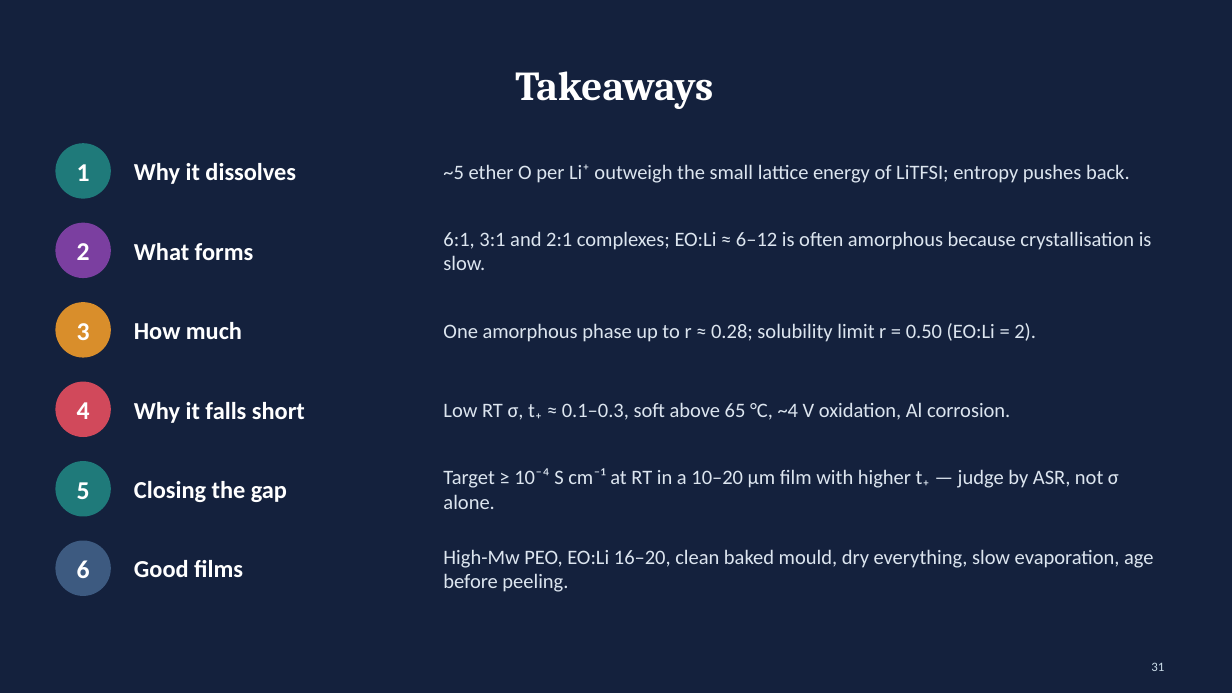
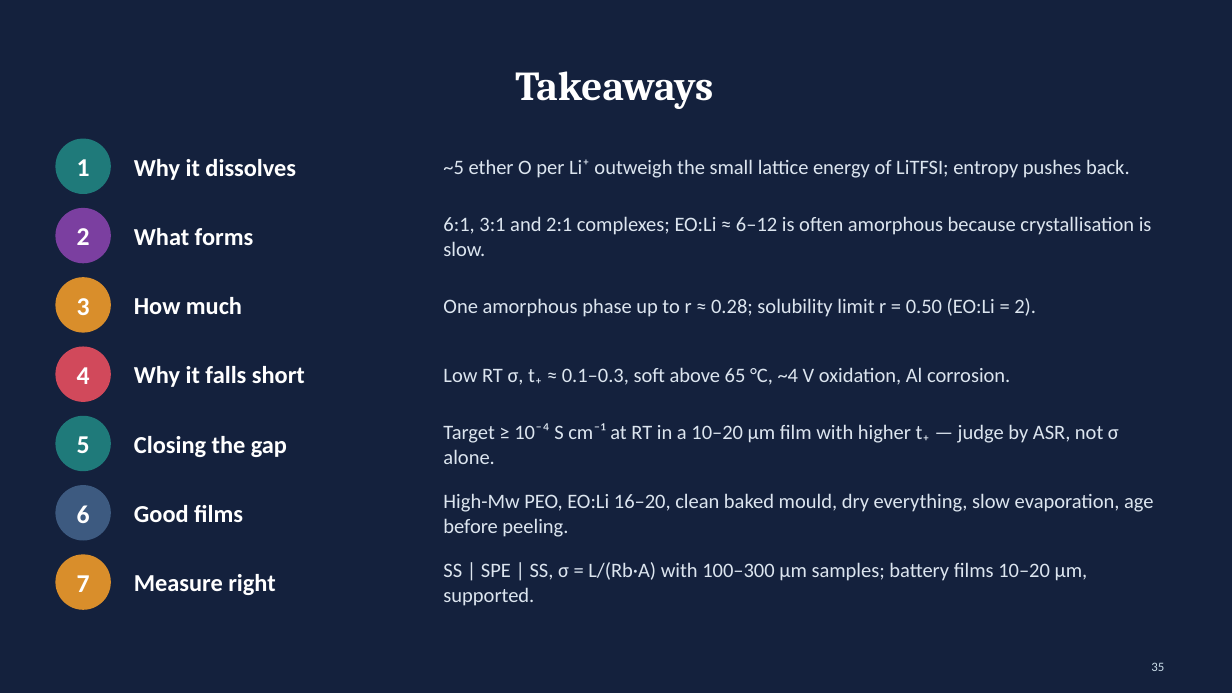
Before and after one commit to zhaoyuw44-lang/Trash, a slide deck: slide 35 of litfsi_peo_ppt/LiTFSI_in_PEO.pptx (slide 31 before the commit). Drawn at 1232x693 pixels with LibreOffice and Linux fonts; fonts in the diff are those of the drawing. Boxes give left, top, right and bottom in pixels: in the first picture for what was removed or moved away, otherwise in the second. Text is boxed around its words. In the diff, an @@ line names an element or a change of style, - is before the commit and + after.

```diff
--- a/litfsi_peo_ppt/LiTFSI_in_PEO.pptx
+++ b/litfsi_peo_ppt/LiTFSI_in_PEO.pptx
@@ 3 texts, 1 ellipse: place and size @@
-3 texts, 1 ellipse at (55,143,1130,199)
+3 texts, 1 ellipse at (55,139,1130,194)
@@ 3 texts, 1 ellipse: place and size @@
-3 texts, 1 ellipse at (55,223,1152,278)
+3 texts, 1 ellipse at (55,208,1152,263)
@@ 3 texts, 1 ellipse: place and size @@
-3 texts, 1 ellipse at (55,302,1036,358)
+3 texts, 1 ellipse at (55,277,1036,333)
@@ 3 texts, 1 ellipse: place and size @@
-3 texts, 1 ellipse at (55,382,1010,437)
+3 texts, 1 ellipse at (55,347,1010,402)
@@ 3 texts, 1 ellipse: place and size @@
-3 texts, 1 ellipse at (55,461,1119,517)
+3 texts, 1 ellipse at (55,416,1119,471)
@@ 3 texts, 1 ellipse: place and size @@
-3 texts, 1 ellipse at (55,541,1153,596)
+3 texts, 1 ellipse at (55,485,1153,541)
@@ ellipse added at (55,555,111,610), fill #D98E2B @@
@@ text added at (443,562,1088,606), 16 pt, text #DCE5EF @@
+SS | SPE | SS, σ = L/(Rb·A) with 100–300 µm samples; battery films 10–20 µm, supported.
@@ text added at (77,575,90,592), 20 pt, text #FFFFFF, bold @@
+7
@@ text added at (134,574,275,595), 19 pt, text #FFFFFF, bold @@
+Measure right
@@ page number at (1151,662,1164,671): text changed @@
-31
+35
```
Also in this commit, not shown: 5 other slides changed, 4 slides added, 8 other files.
